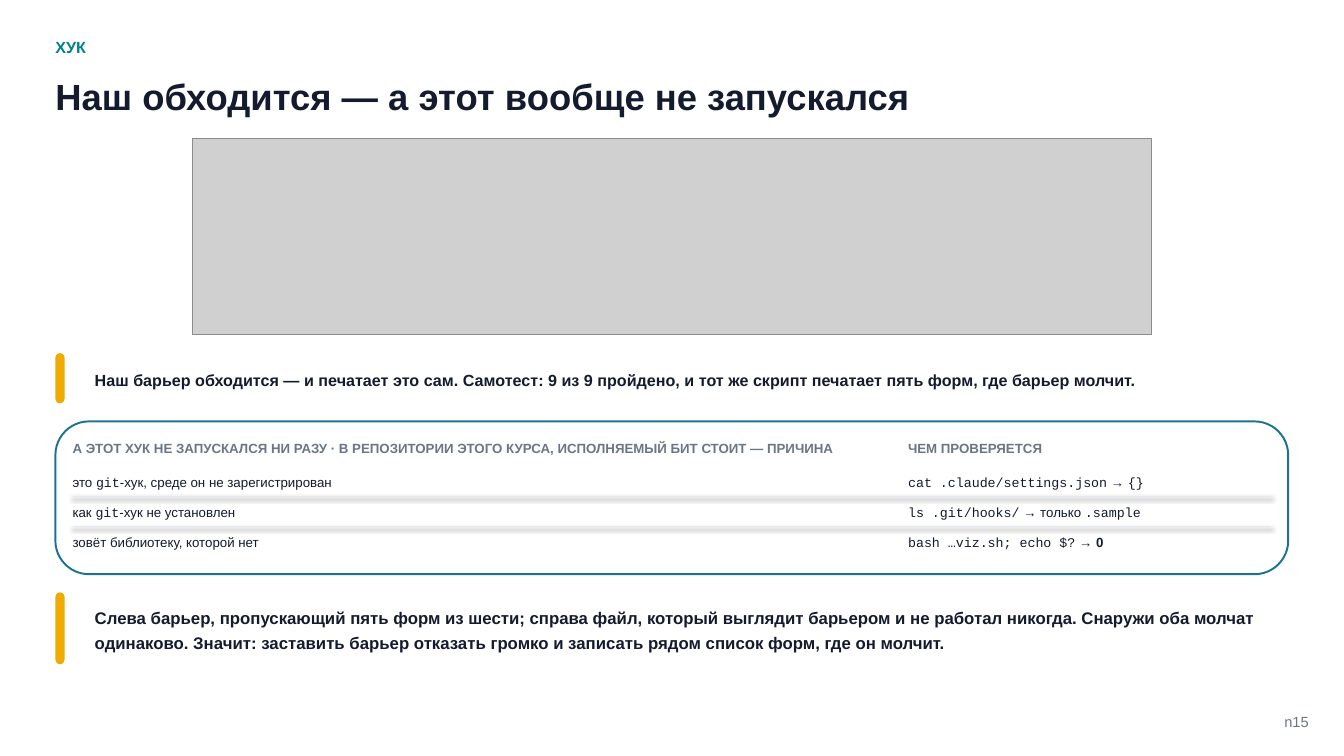
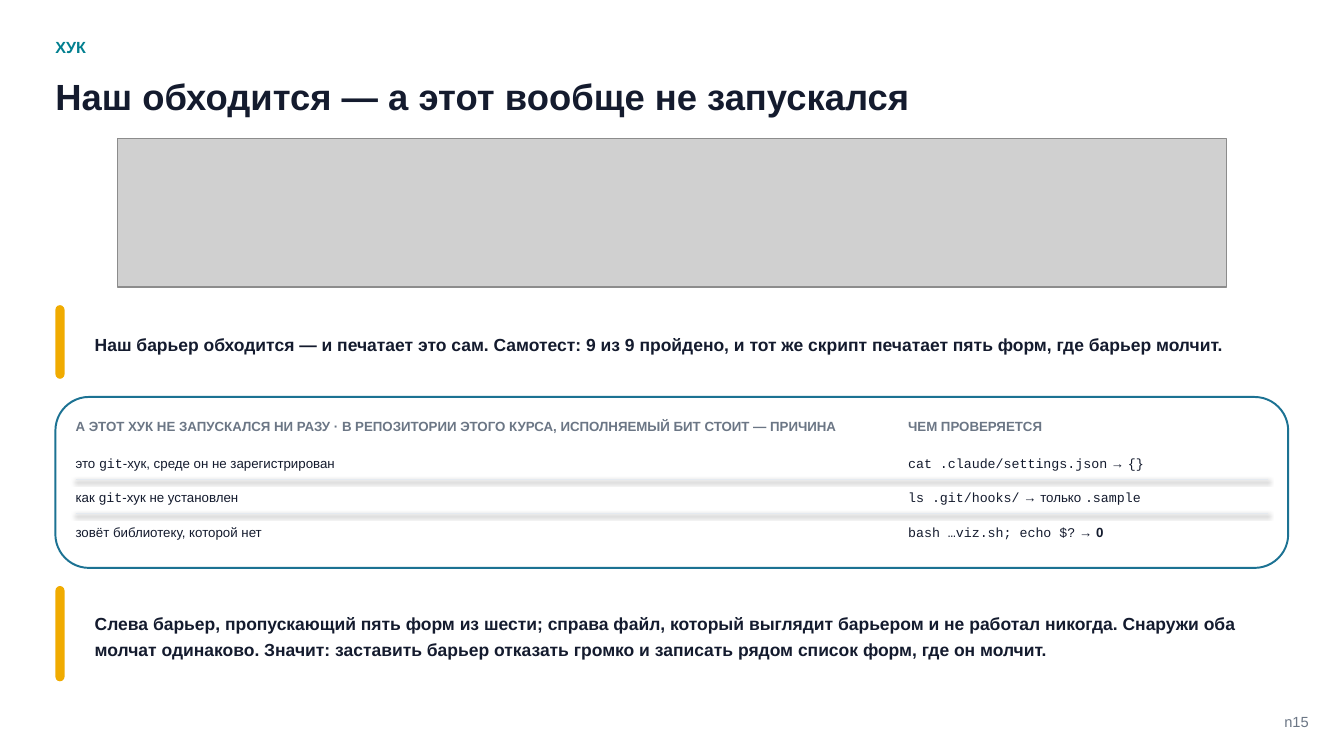
Before and after one commit to tellina-study/AI-usage-lessons, a slide deck: slide 15 of library/seminars/sem-05/rendered/sem-05-n.pptx. Drawn at 1344x756 pixels with LibreOffice and Linux fonts; fonts in the diff are those of the drawing; grey boxes stand for pictures. Boxes give left, top, right and bottom in pixels: in the first picture for what was removed or moved away, otherwise in the second. Text is boxed around its words. In the diff, an @@ line names an element or a change of style, - is before the commit and + after.

Commit message:
Вынос процедуры и описание скилла стали кейсами, четыре зажатые схемы закрыты, реестр схем вычищен — 65 слайдов, только подгонка #211

```diff
--- a/library/seminars/sem-05/rendered/sem-05-n.pptx
+++ b/library/seminars/sem-05/rendered/sem-05-n.pptx
@@ picture: place and size @@
-picture at [193, 138, 1152, 335]
+picture at [118, 138, 1227, 287]
@@ rounded rectangle: place and size @@
-rounded rectangle at [55, 353, 65, 403]
+rounded rectangle at [55, 306, 65, 379]
@@ text "Наш барьер обходится — и ...": place and size @@
-text "Наш барьер обходится — и ..." at [95, 374, 1135, 390]
+text "Наш барьер обходится — и ..." at [95, 338, 1222, 355]
@@ text "Наш барьер обходится — и ..." at [95, 338, 1222, 355]: size 11.5 to 12.5 pt @@
@@ rounded rectangle: place and size @@
-rounded rectangle at [55, 421, 1289, 575]
+rounded rectangle at [55, 397, 1289, 569]
@@ rounded rectangle at [55, 397, 1289, 569]: proportions changed @@
@@ text "А ЭТОТ ХУК НЕ ЗАПУСКАЛСЯ ...": place and size @@
-text "А ЭТОТ ХУК НЕ ЗАПУСКАЛСЯ ..." at [73, 442, 833, 455]
+text "А ЭТОТ ХУК НЕ ЗАПУСКАЛСЯ ..." at [76, 422, 836, 433]
@@ text "ЧЕМ ПРОВЕРЯЕТСЯ": place and size @@
-text "ЧЕМ ПРОВЕРЯЕТСЯ" at [908, 444, 1042, 453]
+text "ЧЕМ ПРОВЕРЯЕТСЯ" at [908, 422, 1042, 431]
@@ text "это git-хук, среде он не ...": place and size @@
-text "это git-хук, среде он не ..." at [73, 477, 331, 490]
+text "это git-хук, среде он не ..." at [76, 458, 334, 471]
@@ line spacing 1.09 to 1.15 in 6 elements at [76, 527, 261, 540], [908, 527, 1103, 540], [76, 493, 238, 505], [908, 493, 1141, 505], [76, 458, 334, 471], [908, 458, 1107, 471] @@
@@ text "cat .claude/settings.json → {}": place and size @@
-text "cat .claude/settings.json → {}" at [908, 477, 1107, 490]
+text "cat .claude/settings.json → {}" at [908, 458, 1107, 471]
@@ text "как git-хук не установлен": place and size @@
-text "как git-хук не установлен" at [73, 508, 235, 520]
+text "как git-хук не установлен" at [76, 493, 238, 505]
@@ line moved from (73, 497) - (1271, 497) to (76, 479) - (1268, 479) @@
@@ text "ls .git/hooks/ → только .sample": place and size @@
-text "ls .git/hooks/ → только .sample" at [908, 508, 1141, 520]
+text "ls .git/hooks/ → только .sample" at [908, 493, 1141, 505]
@@ text "зовёт библиотеку, которой нет": place and size @@
-text "зовёт библиотеку, которой нет" at [73, 537, 258, 550]
+text "зовёт библиотеку, которой нет" at [76, 527, 261, 540]
@@ line moved from (73, 527) - (1271, 527) to (76, 513) - (1268, 513) @@
@@ text "bash …viz.sh; echo $? → ...": place and size @@
-text "bash …viz.sh; echo $? → ..." at [908, 538, 1103, 550]
+text "bash …viz.sh; echo $? → ..." at [908, 527, 1103, 540]
@@ rounded rectangle: place and size @@
-rounded rectangle at [55, 593, 65, 664]
+rounded rectangle at [55, 586, 65, 682]
@@ text "Слева барьер, пропускающий пять форм ..." at [95, 617, 1235, 660]: size 12 to 12.5 pt @@
```
Also in this commit, not shown: 11 other slides changed, 2 slides added, 2 slides removed, 23 other files.
